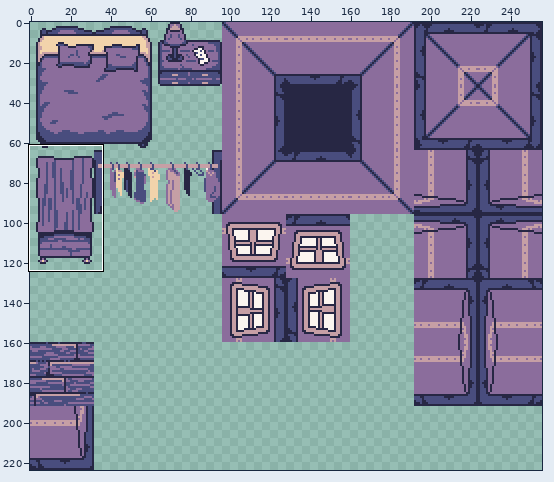
Two versions of one sprite sheet, data/sprites/tiles/house.png. The first picture is a wide view before the edit; the outline marks the close-up.
Close-up. Before the edit:
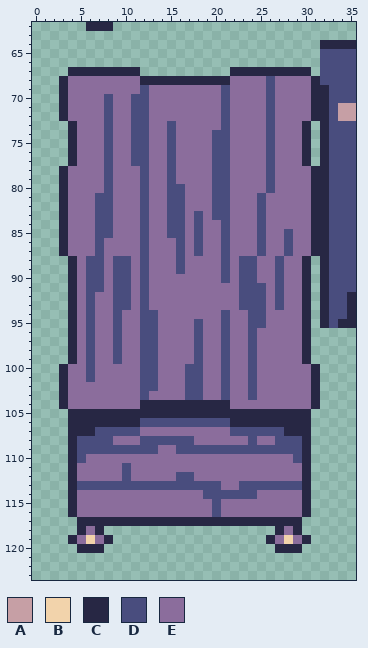
The file is 256x224 pixels. Shown: x 0..35, y 62..123.
Palette (. is transparent): A #c69fa5  B #f2d3ab  C #272744  D #494d7e  E #8b6d9c
Pixels before, first column x 3:
 62 ...CCC...........................
 63 .................................
 64 .............................CCCC
 65 .............................DDDD
 66 .............................DDDD
 67 .CCCCCCCC..........CCCCCCCCC.DDDD
 68 CEEEEEEEECCCCCCCCCCEEEEDEEEECDDDD
 69 CEEEEEEEEDEEEEEEEEDEEEEDEEEECCDDD
 70 CEEEEDEEDDEEEEEEEEDEEEEDEEEECCDDD
 71 CEEEEDEEDDEEEEEEEEDEEEEDEEEECCDAA
 72 CEEEEDEEDDEEEEEEEEDEEEEDEEEECCDAA
 73 .CEEEDEEDDEEDEEEEEDEEEEDEEEC.CDDD
 74 .CEEEDEEDDEEDEEEEDDEEEEDEEEC.CDDD
 75 .CEEEDEEDDEEDEEEEDDEEEEDEEEC.CDDD
 76 .CEEEDEEDDEEDEEEEDDEEEEDEEEC.CDDD
 77 .CEEEDEEDDEEDEEEEDDEEEEDEEEC.CDDD
 78 CEEEEDEEEDEEDEEEEDDEEEEDEEEECCDDD
 79 CEEEEDEEEDEEDEEEEDDEEEEDEEEECCDDD
 80 CEEEEDEEEDEEDDEEEDDEEEEDEEEECCDDD
 81 CEEEDDEEEDEEDDEEEDDEEEDEEEEECCDDD
 82 CEEEDDEEEDEEDDEEEDDEEEDEEEEECCDDD
 83 CEEEDDEEEDEEDDEDEDDEEEDEEEEECCDDD
 84 CEEEDDEEEDEEDDEDEEDEEEDEEEEECCDDD
 85 CEEEDDEEEDEEDDEDEEDEEEDEEDEECCDDD
 86 CEEEDEEEEDEEEDEDEEDEEEDEEDEECCDDD
 87 CEEEDEEEEDEEEDEDEEDEEEDEEDEECCDDD
 88 .CEDDEDDEDEEEDEEEEDEDDEEDEEC.CDDD
 89 .CEDDEDDEDEEEDEEEEDEDDEEDEEC.CDDD
 90 .CEDDEDDEDEEEEEEEEDEDDEEDEEC.CDDD
 91 .CEDDEDDEDEEEEEEEEEEDDDEDEEC.CDDD
 92 .CEDEEDDEDEEEEEEEEEEDDDEDEEC.CDDC
 93 .CEDEEDDEDEEEEEEEEEEDDDEDEEC.CDDC
 94 .CEDEEDEEDDEEEEEEEDEEDDEEEEC.CDDC
 95 .CEDEEDEEDDEEEEDEEDEEDDEEEEC.CDCC
 96 .CEDEEDEEDDEEEEDEEDEEDEEEEEC.....
 97 .CEDEEDEEDDEEEEDEEDEEDEEEEEC.....
 98 .CEDEEDEEDDEEEEDEEDEEDEEEEEC.....
 99 .CEDEEDEEDDEEEEDEEDEEDEEEEEC.....
100 CEEDEEEEEDDEEEDDEEDEEDEEEEEEC....
101 CEEDEEEEEDDEEEDDEEDEEDEEEEEEC....
102 CEEEEEEEEDDEEEDDEEDEEDEEEEEEC....
103 CEEEEEEEEDEEEEDDEEDEEDEEEEEEC....
104 CEEEEEEEECCCCCCCCCCEEEEEEEEEC....
105 .CCCCCCCCCCCCCCCCCCCCCCCCCCC.....
106 .CCCCCCCCDDDDDDDDDDCCCCCCCCC.....
107 .CCCDDDDDEEEEEEEEEEDDDDDDCCC.....
108 .CDDDDEEEDDDDDDEEEEEEDEEDDDC.....
109 .CDDDDDDDDDEEDDDDDDDDDDDDDDC.....
110 .CDEEEEEEEEEEEEEEEEEEEEEEEDC.....
111 .CEEEEEDEEEEEEEEEEEEEEEEEEEC.....
112 .CEEEEEDEEEEEDDEEEEEEEEEEEEC.....
113 .CDDDDDDDDDDDDDDDDEEDDDDDDDC.....
114 .CEEEEEEEEEEEEEEDDDDDDEEEEEC.....
115 .CEEEEEEEEEEEEEEEDEEEEEEEEEC.....
116 .CEEEEEEEEEEEEEEEDEEEEEEEEEC.....
117 ..CCCCCCCCCCCCCCCCCCCCCCCCC......
118 ..CEC...................CEC......
119 .CEBEC.................CEBEC.....
120 ..CCC...................CCC......
And afterwards:
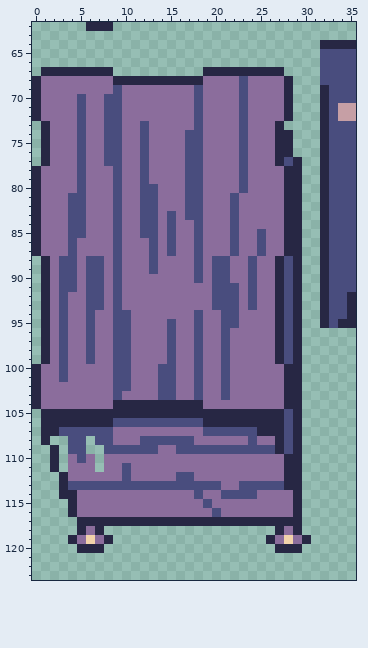
From old to new:
y 67: x 1..3 ... -> CCC; x 9..11 CCC -> ...; x 19..21 ... -> CCC; x 28..30 CCC -> ...
y 68: x 0..3 ...C -> CEEE; x 9..11 EEE -> CCC; x 19..21 CCC -> EEE; x 23 E -> D; x 26 D -> E; x 28..31 EEEC -> C...
y 69: x 0..3 ...C -> CEEE; x 9 E -> D; x 12 D -> E; x 18 E -> D; x 21 D -> E; x 23 E -> D; x 26 D -> E; x 28..31 EEEC -> C...
y 70..72: x 0..3 ...C -> CEEE; x 5 E -> D; x 9 E -> D; x 11..12 DD -> EE; x 18 E -> D; x 21 D -> E; x 23 E -> D; x 26 D -> E; x 28..31 EEEC -> C...
y 73: x 1..5 ...CE -> CEEED; x 9 E -> D; x 11 D -> E; x 15 D -> E; x 18 E -> D; x 21 D -> E; x 23 E -> D; x 26..30 DEEEC -> EC...
y 74..76: x 1..5 ...CE -> CEEED; x 9 E -> D; x 11 D -> E; x 15 D -> E; x 17..18 EE -> DD; x 20..21 DD -> EE; x 23 E -> D; x 26..30 DEEEC -> ECC..
y 77: x 1..5 ...CE -> CEEED; x 9 E -> D; x 11 D -> E; x 15 D -> E; x 17..18 EE -> DD; x 20..21 DD -> EE; x 23 E -> D; x 26..30 DEEEC -> ECDC.
y 78..79: x 0..3 ...C -> CEEE; x 5 E -> D; x 8..9 DE -> ED; x 15 D -> E; x 17..18 EE -> DD; x 20..21 DD -> EE; x 23 E -> D; x 26 D -> E; x 28..31 EEEC -> CC..
y 80: x 0..3 ...C -> CEEE; x 5 E -> D; x 8..9 DE -> ED; x 13 E -> D; x 15..18 DDEE -> EEDD; x 20..21 DD -> EE; x 23 E -> D; x 26 D -> E; x 28..31 EEEC -> CC..
y 81..82: x 0..5 ...CEE -> CEEEDD; x 7..9 DDE -> EED; x 13 E -> D; x 15..18 DDEE -> EEDD; x 20..22 DDE -> EED; x 25 D -> E; x 28..31 EEEC -> CC..
y 83: x 0..5 ...CEE -> CEEEDD; x 7..9 DDE -> EED; x 13 E -> D; x 16..17 DE -> ED; x 20..22 DDE -> EED; x 25 D -> E; x 28..31 EEEC -> CC..
y 84: x 0..5 ...CEE -> CEEEDD; x 7..9 DDE -> EED; x 13 E -> D; x 16 D -> E; x 21..22 DE -> ED; x 25 D -> E; x 28..31 EEEC -> CC..
y 85: x 0..5 ...CEE -> CEEEDD; x 7..9 DDE -> EED; x 13 E -> D; x 16 D -> E; x 21..22 DE -> ED; x 28..31 DEEC -> CC..
y 86..87: x 0..4 ...CE -> CEEED; x 7 D -> E; x 9 E -> D; x 12..13 DE -> ED; x 15..16 ED -> DE; x 21..22 DE -> ED; x 28..31 DEEC -> CC..
y 88..89: x 1..4 ...C -> CEDD; x 10 D -> E; x 12..13 DE -> ED; x 16 D -> E; x 18 E -> D; x 20 E -> D; x 23 D -> E; x 27..30 DEEC -> CDC.
y 90: x 1..4 ...C -> CEDD; x 10 D -> E; x 12 D -> E; x 18 E -> D; x 20 E -> D; x 23 D -> E; x 27..30 DEEC -> CDC.
y 91: x 1..4 ...C -> CEDD; x 10 D -> E; x 12 D -> E; x 20..23 EEED -> DDDE; x 25 D -> E; x 27..30 DEEC -> CDC.
y 92..93: x 1..4 ...C -> CEDE; x 7 E -> D; x 10 D -> E; x 12 D -> E; x 20..23 EEED -> DDDE; x 25 D -> E; x 27..30 DEEC -> CDC.
y 94: x 1..4 ...C -> CEDE; x 10 E -> D; x 12..13 DD -> EE; x 18 E -> D; x 22 E -> D; x 24..25 DD -> EE; x 27..30 EEEC -> CDC.
y 95: x 1..4 ...C -> CEDE; x 10 E -> D; x 12..13 DD -> EE; x 15 E -> D; x 22 E -> D; x 24..25 DD -> EE; x 27..30 EEEC -> CDC.
y 96..99: x 1..4 ...C -> CEDE; x 10 E -> D; x 12..13 DD -> EE; x 15 E -> D; x 24 D -> E; x 27..30 EEEC -> CDC.
y 100..101: x 0..3 ...C -> CEED; x 6 D -> E; x 9..10 EE -> DD; x 12..15 DDEE -> EEDD; x 17 D -> E; x 24 D -> E; x 28..31 EEEC -> CC..
y 102: x 0..3 ...C -> CEEE; x 9..10 EE -> DD; x 12..15 DDEE -> EEDD; x 17 D -> E; x 24 D -> E; x 28..31 EEEC -> CC..
y 103: x 0..3 ...C -> CEEE; x 9 E -> D; x 12 D -> E; x 14..15 EE -> DD; x 17 D -> E; x 24 D -> E; x 28..31 EEEC -> CC..
y 104: x 0..3 ...C -> CEEE; x 9..11 EEE -> CCC; x 19..21 CCC -> EEE; x 28..31 EEEC -> CC..
y 105: x 1..3 ... -> CCC; x 28 C -> D; x 30 C -> .
y 106: x 1..3 ... -> CCC; x 9..11 CCC -> DDD; x 19..21 DDD -> CCC; x 28 C -> D; x 30 C -> .
y 107: x 1..6 ...CCC -> CCDDDD; x 9..11 DDD -> EEE; x 19..21 EEE -> DDD; x 25..28 DDDC -> CCCD; x 30 C -> .
y 108: x 1 . -> C; x 4 C -> D; x 6 D -> .; x 27 D -> C; x 29..30 DC -> C.
y 109: x 2 . -> C; x 4 C -> D; x 6..7 DD -> ..; x 27 D -> C; x 29..30 DC -> C.
y 110: x 2 . -> C; x 4 C -> E; x 7 E -> .; x 28..30 EDC -> CC.
y 111: x 2 . -> C; x 4 C -> E; x 7 E -> .; x 28..30 EEC -> CC.
y 112: x 3..4 .C -> CE; x 28..30 EEC -> CC.
y 113: x 3..4 .C -> CD; x 28..30 DDC -> CC.
y 114: x 3 . -> C; x 18..20 EDD -> DEE; x 29..30 EC -> C.
y 115: x 19..20 ED -> DE; x 29..30 EC -> C.
y 116: x 29..30 EC -> C.
Where, in picture pixels (left, top, right, bottom), the same in both close-ups:
changed: (32, 67, 320, 517)
